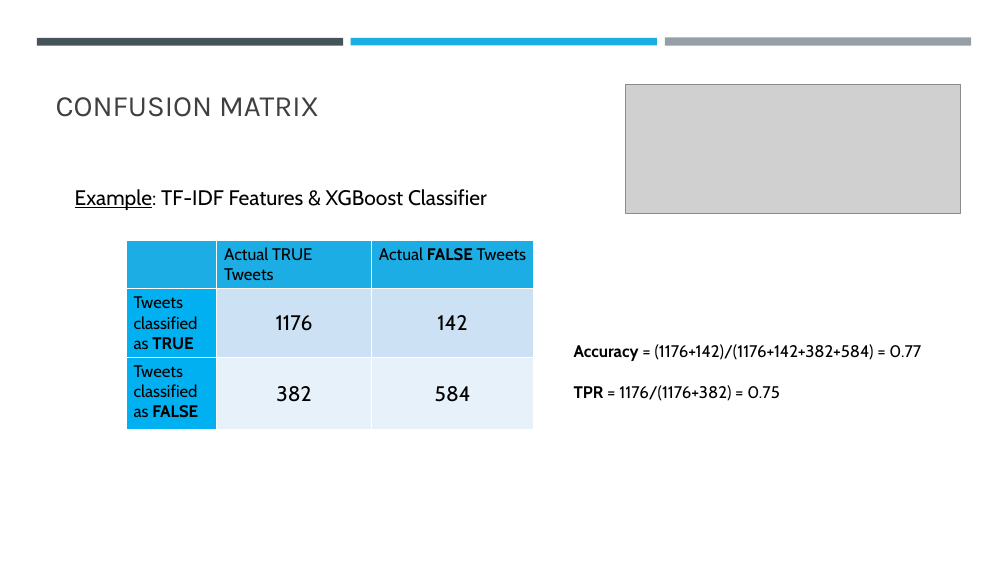
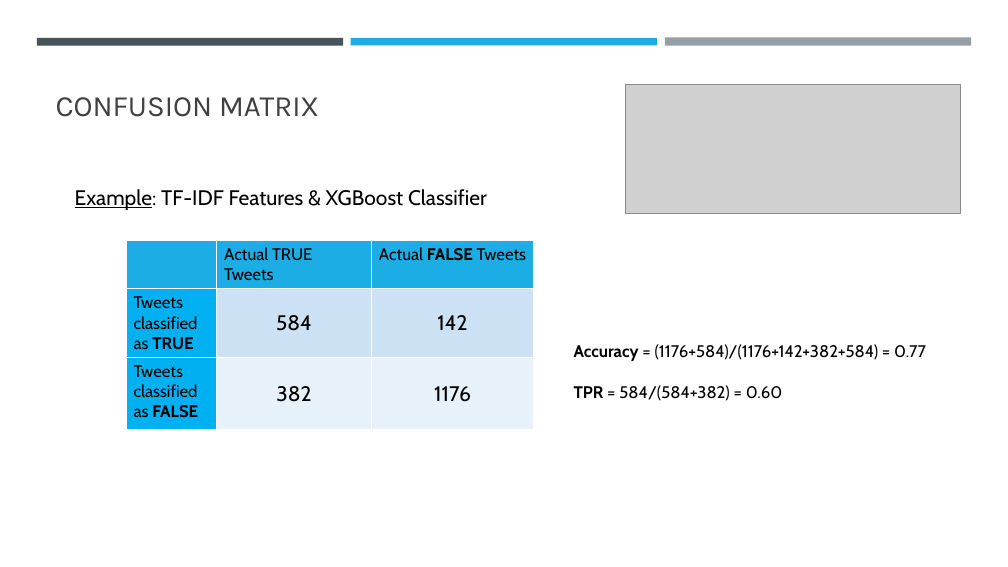
Before and after one commit to philipayazi/Disaster_Tweets, a slide deck: slide 9 of FinalProject_presentation.pptx. Drawn at 1008x567 pixels with LibreOffice and Linux fonts; fonts in the diff are those of the drawing; grey boxes stand for pictures. Boxes give left, top, right and bottom in pixels: in the first picture for what was removed or moved away, otherwise in the second. Text is boxed around its words. In the diff, an @@ line names an element or a change of style, - is before the commit and + after.

```diff
--- a/FinalProject_presentation.pptx
+++ b/FinalProject_presentation.pptx
@@ table at <box>126,240,535,422</box> @@
-row 2, column 2: 1176
+row 2, column 2: 584
-row 3, column 3: 584
+row 3, column 3: 1176
@@ text at <box>574,344,926,401</box>: text changed @@
-Accuracy = (1176+142)/(1176+142+382+584) = 0.77
-TPR = 1176/(1176+382) = 0.75
+Accuracy = (1176+584)/(1176+142+382+584) = 0.77
+TPR = 584/(584+382) = 0.60
```
Also in this commit, not shown: 4 other slides changed, 1 slide added.
